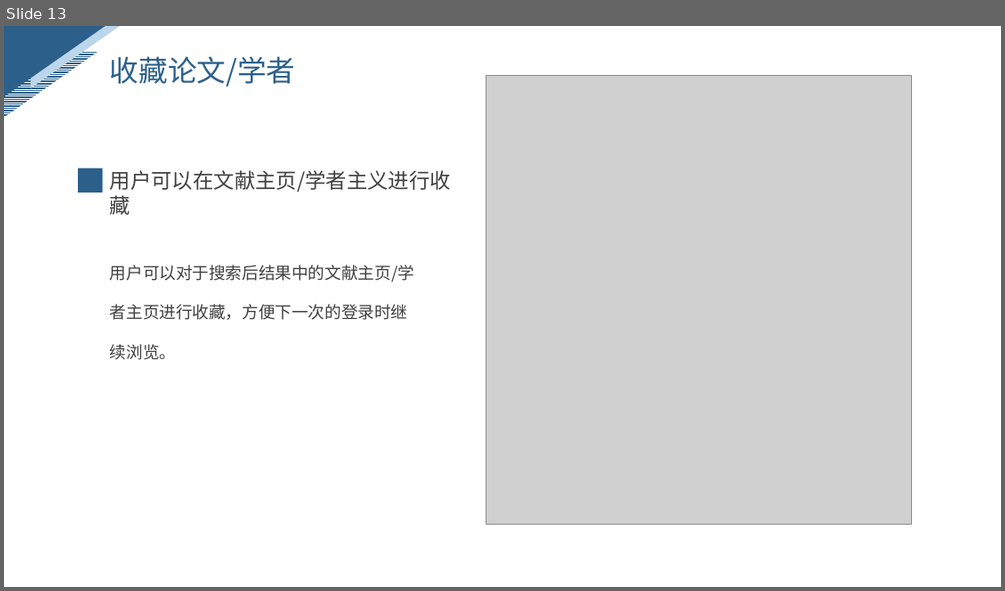
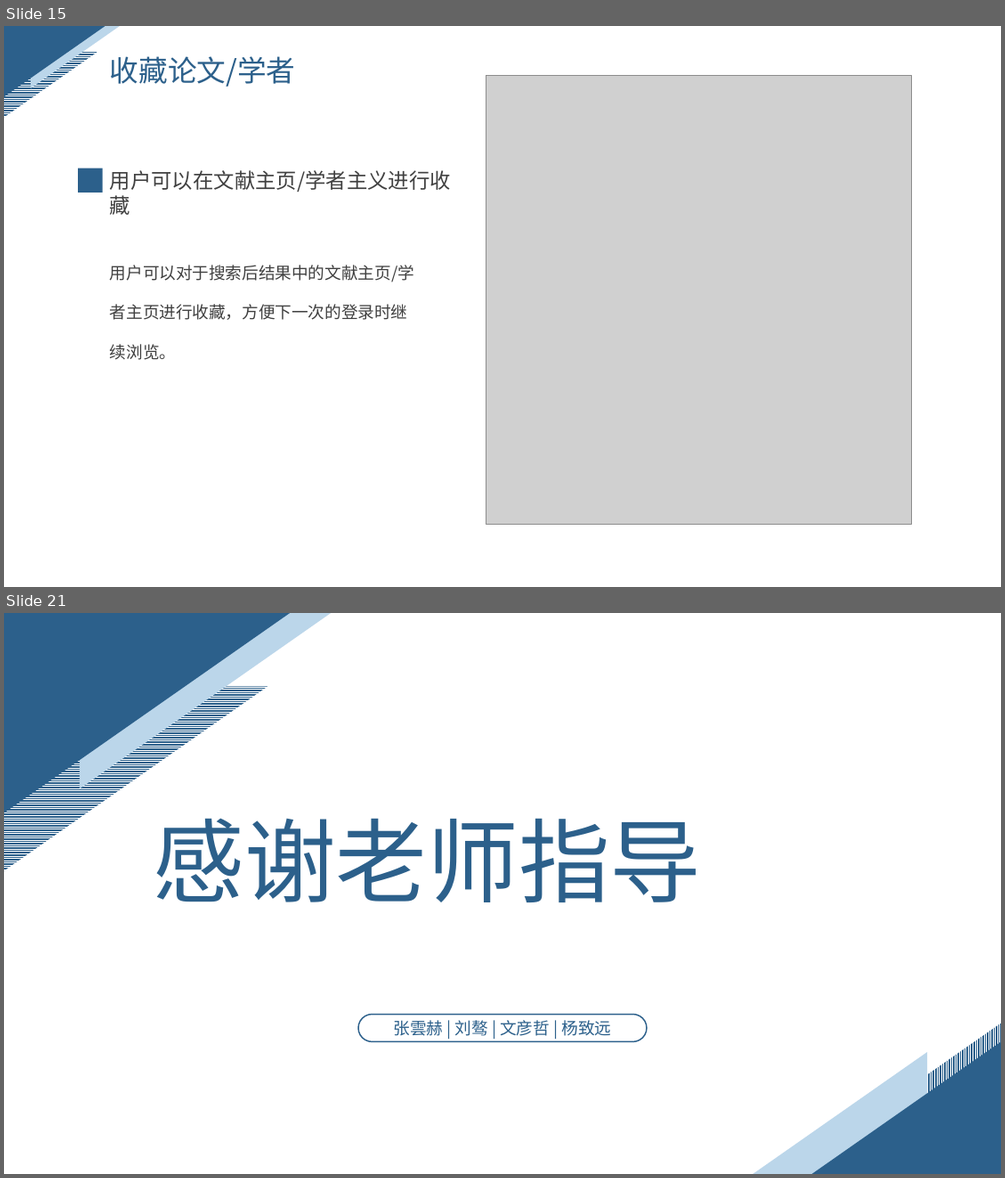
Before and after one commit to ZhangYHe/BIT-2023-ZYGC, a slide deck: doc/问题陈述.pptx. Shown one above the other, each under a label of ours: slide 13 before the commit, slides 15 and 21 after it; the slides between them are not shown. The pictures are 1005x591 and 1005x1178 pixels, drawn with LibreOffice and Linux fonts; fonts in the diff are those of the drawing; grey boxes stand for pictures. Boxes give left, top, right and bottom in pixels: in the first picture for what was removed or moved away, otherwise in the second. Text is boxed around its words. In the diff, an @@ line names an element or a change of style, - is before the commit and + after.

```diff
--- a/doc/问题陈述.pptx
+++ b/doc/问题陈述.pptx
@@ slide 21 added at (x1=4, y1=613, x2=1001, y2=1174), background #FFFFFF @@
@@ right triangle added at (x1=4, y1=613, x2=290, y2=813), fill #2C608B @@
@@ right triangle added at (x1=79, y1=613, x2=331, y2=788), fill #BBD6EA @@
@@ right triangle added at (x1=4, y1=686, x2=268, y2=871), fill pattern #2C608B on #FFFFFF @@
@@ text added at (x1=153, y1=818, x2=701, y2=902), 88 pt, text #2C608B @@
+感谢老师指导
@@ rounded rectangle added at (x1=358, y1=1013, x2=647, y2=1041), outline #2C608B 1.25 pt @@
@@ text added at (x1=394, y1=1020, x2=612, y2=1036), 16 pt, text #2C608B @@
+张雲赫 | 刘骜 | 文彦哲 | 杨致远
@@ right triangle added at (x1=833, y1=1023, x2=1001, y2=1141), fill pattern #2C608B on #FFFFFF @@
@@ right triangle added at (x1=752, y1=1053, x2=927, y2=1174), fill #BBD6EA @@
@@ right triangle added at (x1=810, y1=1042, x2=1001, y2=1174), fill #2C608B @@
@@ what was slide 13 is now slide 15 @@
```
Also in this commit, not shown: 7 slides changed, 7 other slides added.
